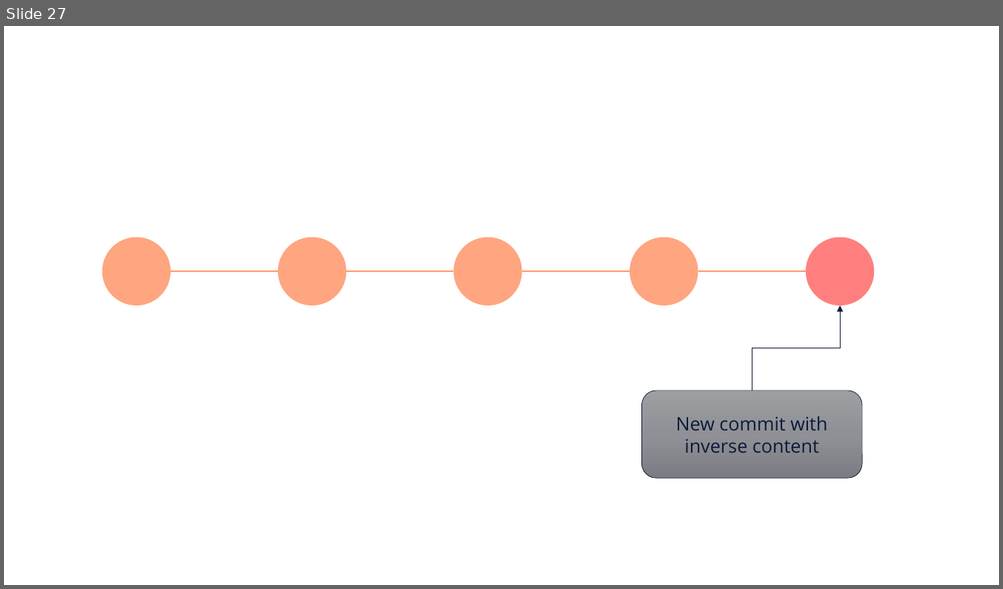
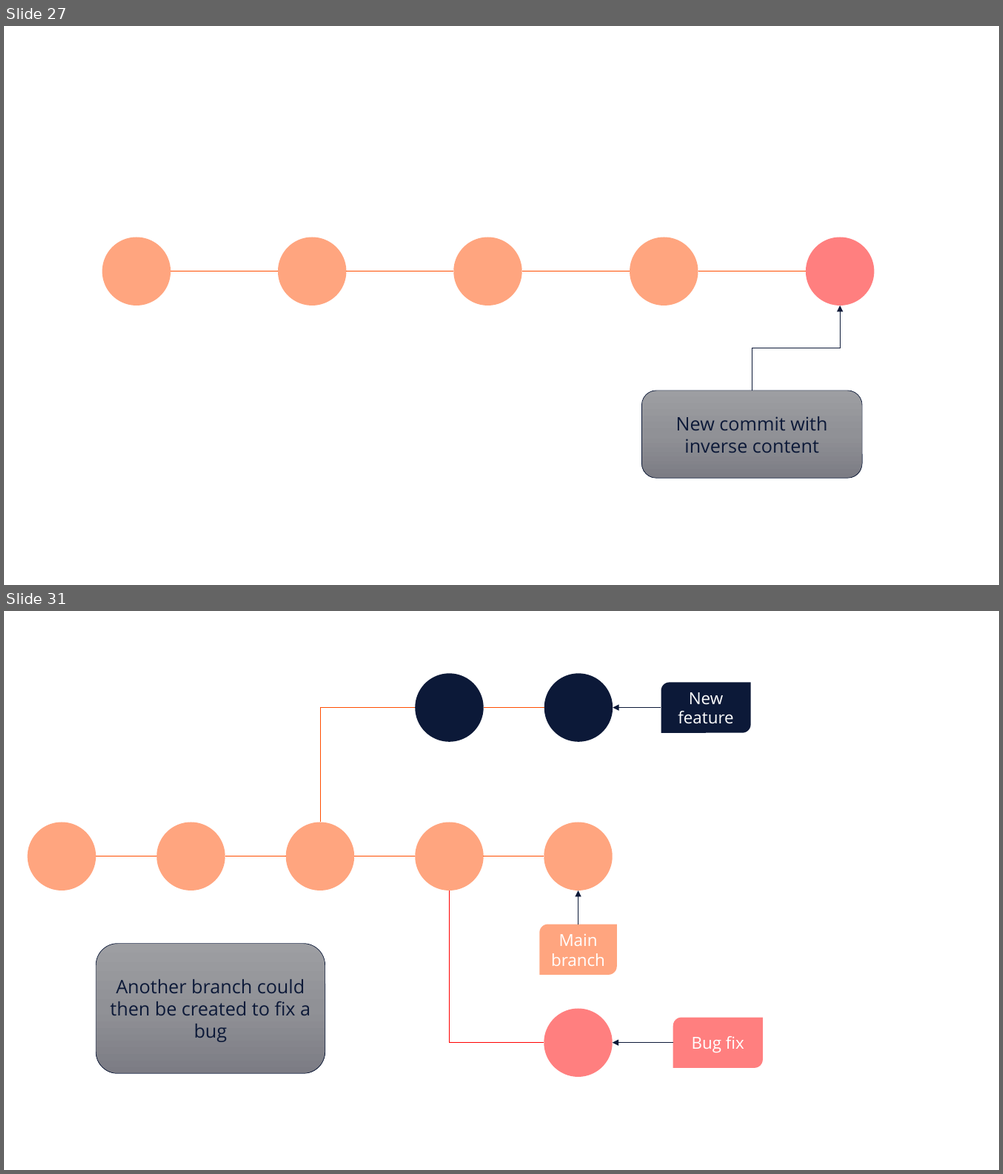
Before and after one commit to e815135/Shiny-App-Project, a slide deck: making basic workflow diagram.pptx. Shown one above the other, each under a label of ours: slide 27 before the commit, slides 27 and 31 after it; the slides between them are not shown. The pictures are 1003x589 and 1003x1174 pixels, drawn with LibreOffice and Linux fonts; fonts in the diff are those of the drawing. Boxes give left, top, right and bottom in pixels: in the first picture for what was removed or moved away, otherwise in the second. Text is boxed around its words. In the diff, an @@ line names an element or a change of style, - is before the commit and + after.

Commit message:
create intro to branching page, delete orinigal branching page and remove DigrammeR as a dependency

```diff
--- a/making basic workflow diagram.pptx
+++ b/making basic workflow diagram.pptx
@@ slide 31 added at (4, 611, 999, 1170), background #FFFFFF @@
@@ ellipse added at (415, 674, 484, 742), fill #0C1938 @@
@@ ellipse added at (544, 674, 613, 742), fill #0C1938 @@
@@ round diag rect added at (660, 683, 750, 733), fill #0C1938, 16 pt, text #FFFFFF @@
+New feature
@@ elbow line added from (320, 822) to (415, 708), #FF4D00 0.5 pt @@
@@ line added from (484, 708) to (544, 708), #FF4D00 0.5 pt @@
@@ arrow added from (660, 708) to (613, 708), #0C1938 0.5 pt @@
@@ ellipse added at (415, 822, 484, 891), fill #FF4D00 at 50% opacity @@
@@ ellipse added at (544, 822, 613, 891), fill #FF4D00 at 50% opacity @@
@@ group added at (27, 822, 355, 891): 3 ellipses, 2 lines @@
@@ line added from (354, 857) to (415, 857), #FF4D00 0.5 pt @@
@@ line added from (483, 857) to (544, 857), #FF4D00 0.5 pt @@
@@ elbow line added from (449, 891) to (544, 1043), #FF0000 0.5 pt @@
@@ arrow added from (578, 924) to (578, 891), #0C1938 0.5 pt @@
@@ round diag rect added at (540, 924, 617, 975), fill #FF4D00 at 50% opacity, 16 pt, text #FFFFFF @@
+Main branch
@@ rounded rectangle added at (96, 944, 325, 1073), fill gradient #9E9EA3 to #909196 to #7C7D84, outline #0C1938 0.5 pt, 18 pt, text #0C1938 @@
+Another branch could then be created to fix a bug
@@ ellipse added at (544, 1008, 613, 1077), fill #FF0000 at 50% opacity @@
@@ round diag rect added at (673, 1017, 762, 1068), fill #FF0000 at 50% opacity, 16 pt, text #FFFFFF @@
+Bug fix
@@ arrow added from (673, 1043) to (612, 1043), #0C1938 0.5 pt @@
```
Also in this commit, not shown: 4 other slides added, 9 other files.
